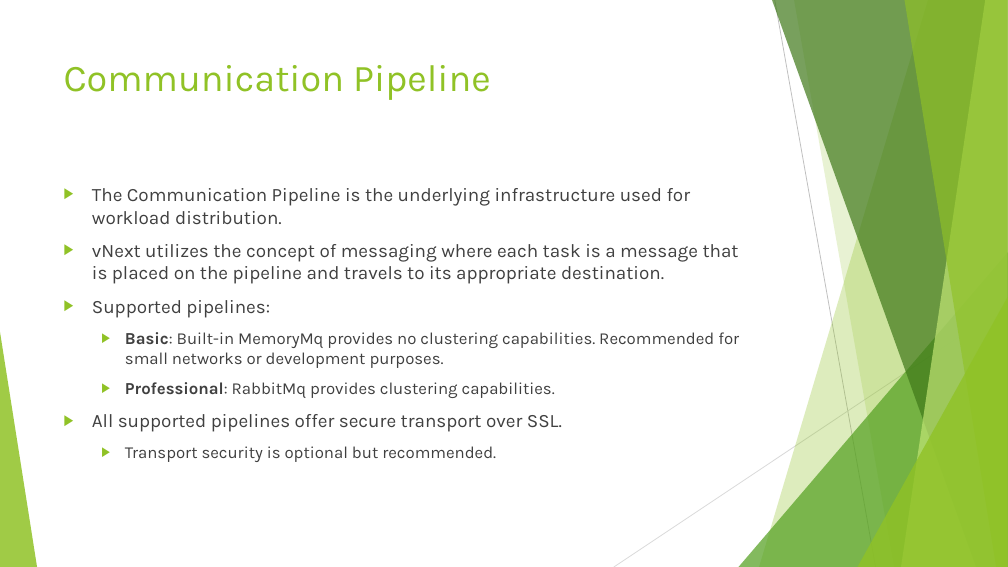
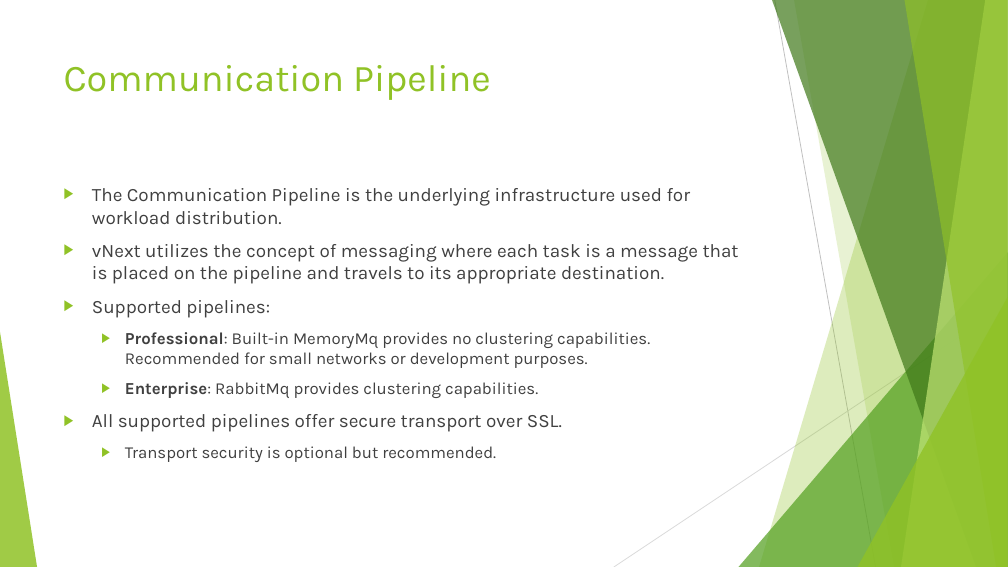
Before and after one commit to thycotic/rabbitmq-helper, a slide deck: slide 6 of documentation/redesignbasicoverview/redesignbasicoverview.pptx. Drawn at 1008x567 pixels with LibreOffice and Linux fonts; fonts in the diff are those of the drawing. Boxes give left, top, right and bottom in pixels: in the first picture for what was removed or moved away, otherwise in the second. Text is boxed around its words. In the diff, an @@ line names an element or a change of style, - is before the commit and + after.

Commit message:
Deck update

```diff
--- a/documentation/redesignbasicoverview/redesignbasicoverview.pptx
+++ b/documentation/redesignbasicoverview/redesignbasicoverview.pptx
@@ text at (125, 332, 650, 398): text changed @@
-  ▶ Basic: Built-in MemoryMq provides no clustering capabilities. Recommended for small networks or development purposes.
-  ▶ Professional: RabbitMq provides clustering capabilities.
+  ▶ Professional: Built-in MemoryMq provides no clustering capabilities. Recommended for small networks or development purposes.
+  ▶ Enterprise: RabbitMq provides clustering capabilities.
```
